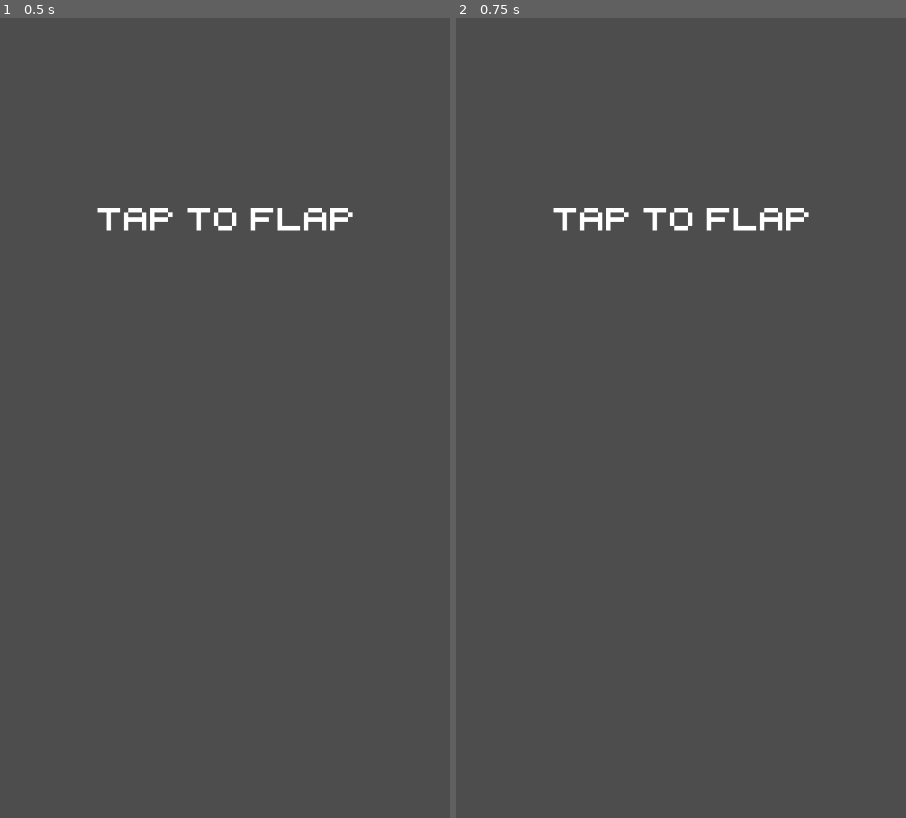
Above: before the commit, frames 1-2 (left to right).
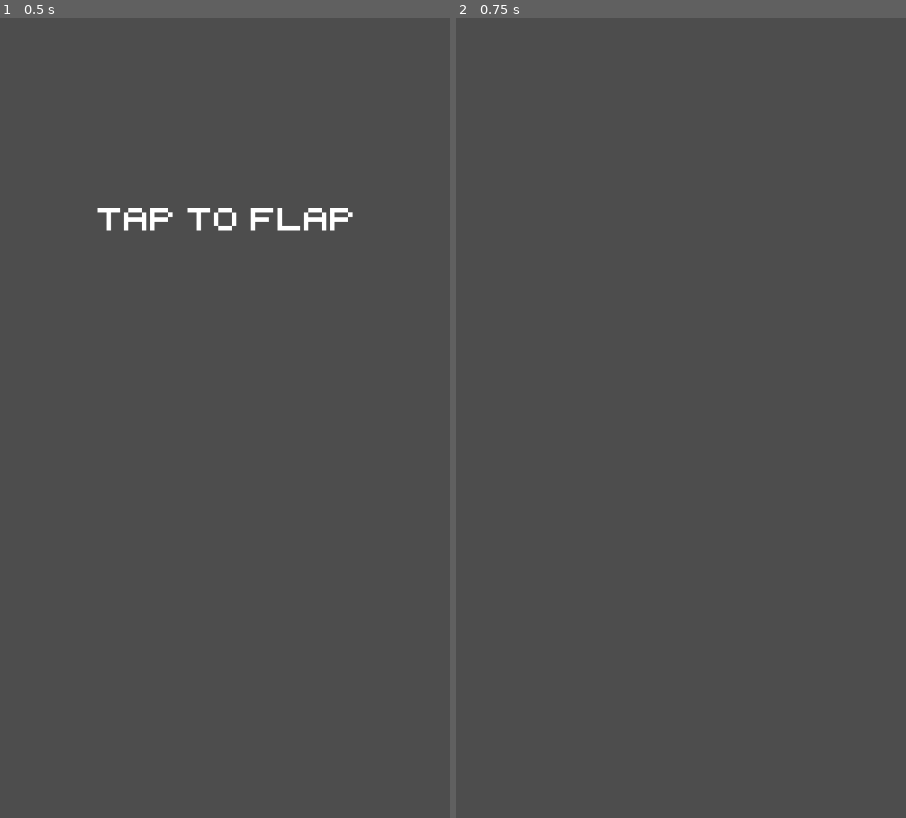
Above: after the commit, the same moments.

Repository: Alexander-Jordan/birdy-godot
Game: Godot game, scene res://scenes/main.tscn
Same seed, same stepped clock (60 frames per second), same inputs: the game is played once before the commit and once after it.
Inputs (mouse positions are in pixels of both pictures, inside the frame that each line leads up to):
- Up to frame 1 (0.5 s): no input
- Up to frame 2 (0.75 s): tap Enter at 0.5 s; move the mouse to (780, 378) at 0.52 s

Frame 1 is identical in both runs. In frame 2, 0.7% of the frame differs, in the area x 21-79%, y 23-27%.

Commit message:
Got it wrong

Diff:
--- a/scripts/start_screen.gd
+++ b/scripts/start_screen.gd
@@ -5,7 +5,7 @@
 signal start_game
 
 func _input(event):
-	if not game_started:
+	if game_started:
 		return
 
 	if event.is_action_pressed("flap"):
